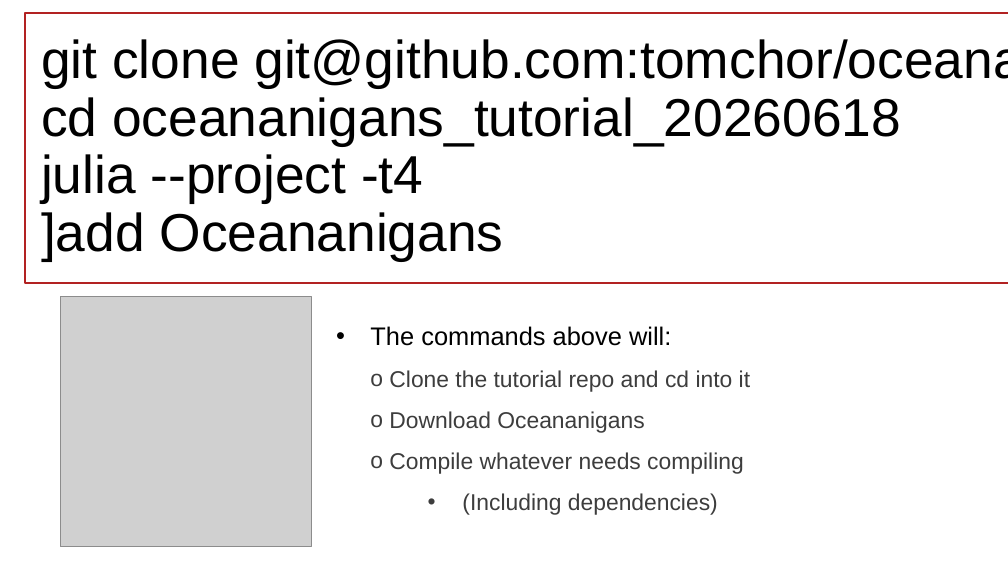
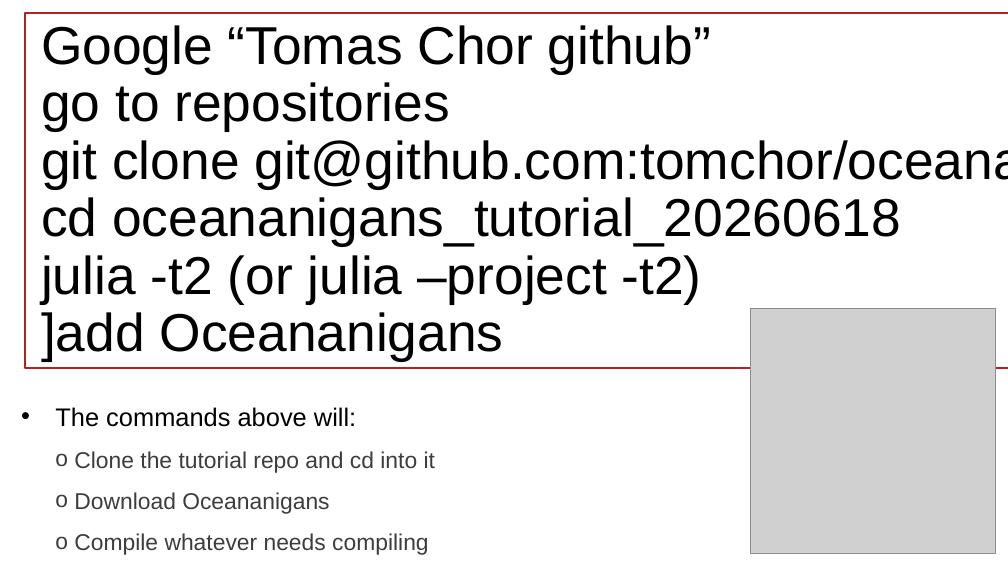
Before and after one commit to tomchor/oceananigans_tutorial_20260618, a slide deck: slide 2 of intro_Oceananigans_cicese_2026.odp (slide 17 before the commit). Drawn at 1008x567 pixels with LibreOffice and Linux fonts; fonts in the diff are those of the drawing; grey boxes stand for pictures. Boxes give left, top, right and bottom in pixels: in the first picture for what was removed or moved away, otherwise in the second. Text is boxed around its words. In the diff, an @@ line names an element or a change of style, - is before the commit and + after.

```diff
--- a/intro_Oceananigans_cicese_2026.odp
+++ b/intro_Oceananigans_cicese_2026.odp
@@ title "Google “Tomas Chor github” go ...": place and size @@
-title "Google “Tomas Chor github” go ..." at (26, 13, 1008, 283)
+title "Google “Tomas Chor github” go ..." at (26, 13, 1008, 368)
@@ title at (41, 25, 1008, 362): text changed @@
-git clone git@github.com:tomchor/oceananigans_tut
-cd oceananigans_tutorial_20260618
-julia --project -t4
-]add Oceananigans
+Google “Tomas Chor github”
+go to repositories
+git clone git@github.com:tomchor/oceananigans_tut
+cd oceananigans_tutorial_20260618
+julia -t2 (or julia –project -t2)
+]add Oceananigans
@@ picture: place and size @@
-picture at (60, 296, 311, 547)
+picture at (751, 309, 995, 553)
@@ text "The commands above will:": place and size @@
-text "The commands above will:" at (370, 326, 750, 515)
+text "The commands above will:" at (55, 407, 435, 555)
@@ text at (462, 493, 718, 515): paragraph removed @@
-    • (Including dependencies)
```
Also in this commit, not shown: 1 slide added.
